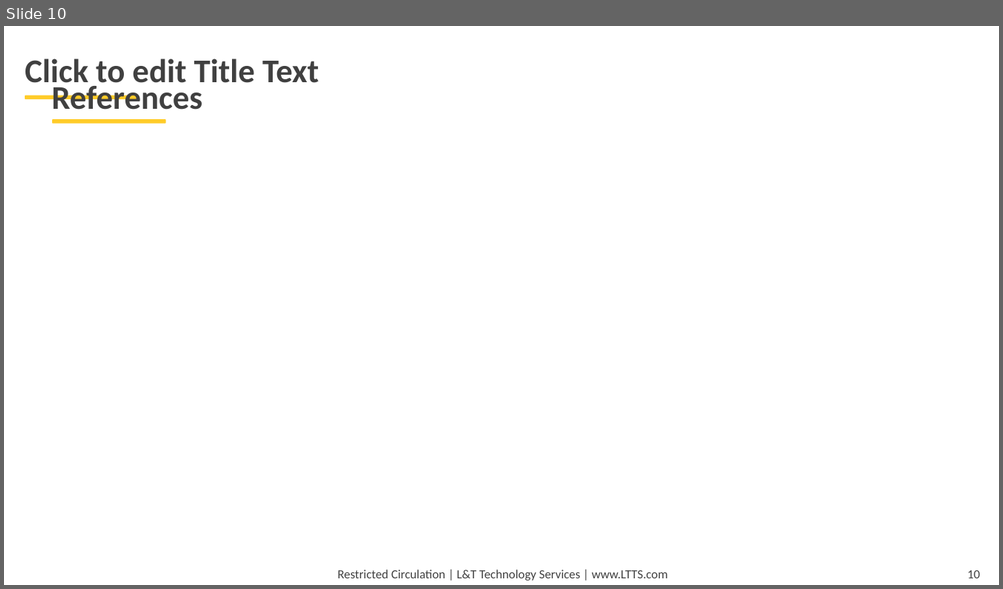
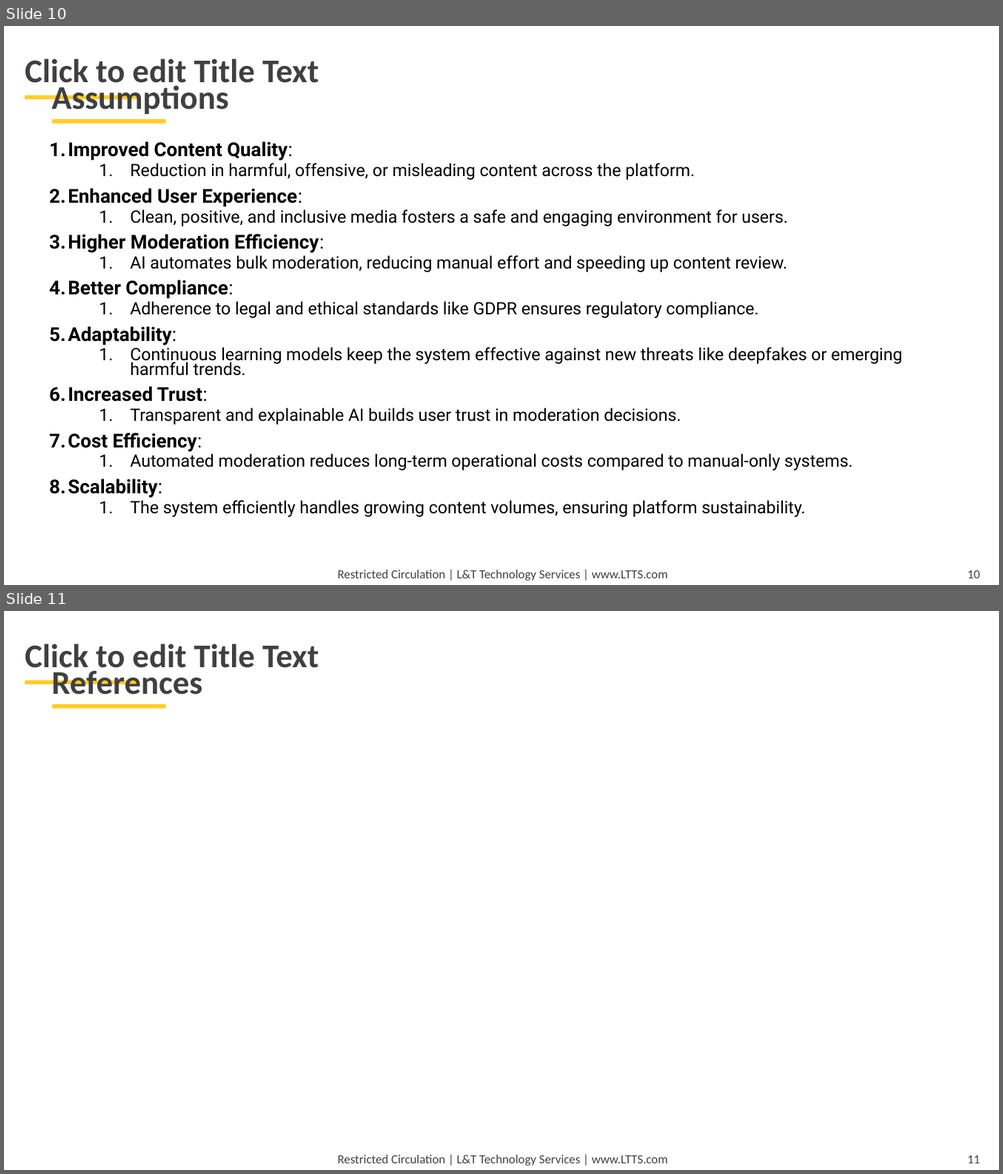
Before and after one commit to nishanthkj/L-T, a slide deck: ai_content_modration/PPT/PID_0000_TG08001947_PresentationRound.pptx. Shown one above the other, each under a label of ours: slide 10 before the commit, slides 10 and 11 after it. The pictures are 1003x589 and 1003x1174 pixels, drawn with LibreOffice and Linux fonts; fonts in the diff are those of the drawing; background and template pictures are left out. Boxes give left, top, right and bottom in pixels: in the first picture for what was removed or moved away, otherwise in the second. Text is boxed around its words. In the diff, an @@ line names an element or a change of style, - is before the commit and + after.

```diff
--- a/ai_content_modration/PPT/PID_0000_TG08001947_PresentationRound.pptx
+++ b/ai_content_modration/PPT/PID_0000_TG08001947_PresentationRound.pptx
@@ slide 10 added at <box>4,26,999,585</box>, background picture (left out); not listed: 5 template elements that a slide beside it also shows @@
@@ title added at <box>51,82,228,114</box>, 24 pt, text #404040, bold @@
+Assumptions
@@ text added at <box>68,141,902,517</box>, 12.4 pt, text #000000 @@
+1. Improved Content Quality:
+  1. Reduction in harmful, offensive, or misleading content across the platform.
+2. Enhanced User Experience:
+  1. Clean, positive, and inclusive media fosters a safe and engaging environment for users.
+3. Higher Moderation Efficiency:
+  1. AI automates bulk moderation, reducing manual effort and speeding up content review.
+4. Better Compliance:
+  1. Adherence to legal and ethical standards like GDPR ensures regulatory compliance.
+5. Adaptability:
+  1. Continuous learning models keep the system effective against new threats like deepfakes or emerging harmful trends.
+6. Increased Trust:
+  1. Transparent and explainable AI builds user trust in moderation decisions.
+7. Cost Efficiency:
+  1. Automated moderation reduces long-term operational costs compared to manual-only systems.
+8. Scalability:
+  1. The system efficiently handles growing content volumes, ensuring platform sustainability.
@@ what was slide 10 is now slide 11 @@
@@ page number at <box>967,1156,979,1164</box>: text changed @@
-10
+11
```
Also in this commit, not shown: 7 slides changed, 2 other slides added, 2 slides removed, 1 other file.
